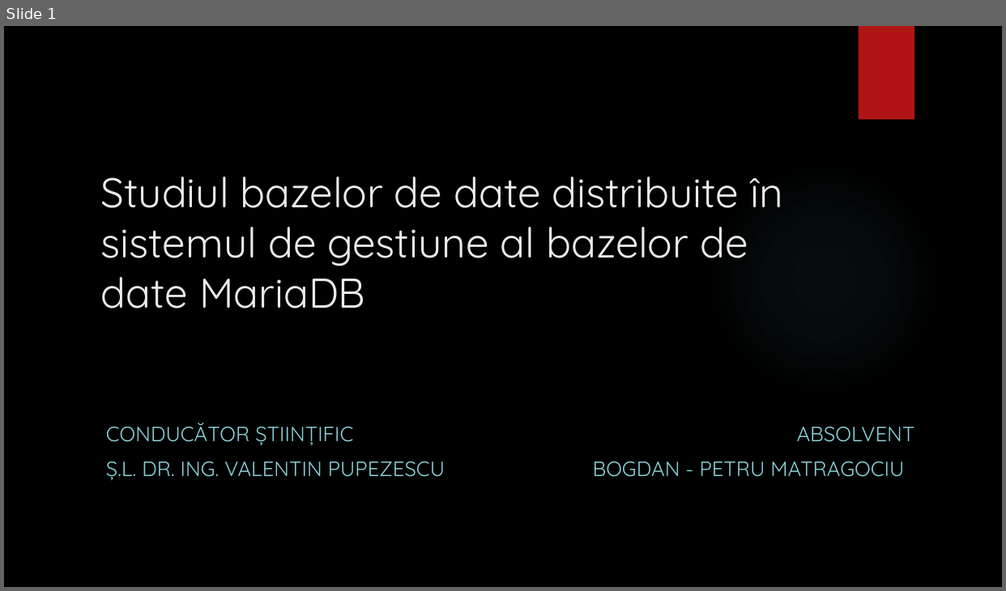
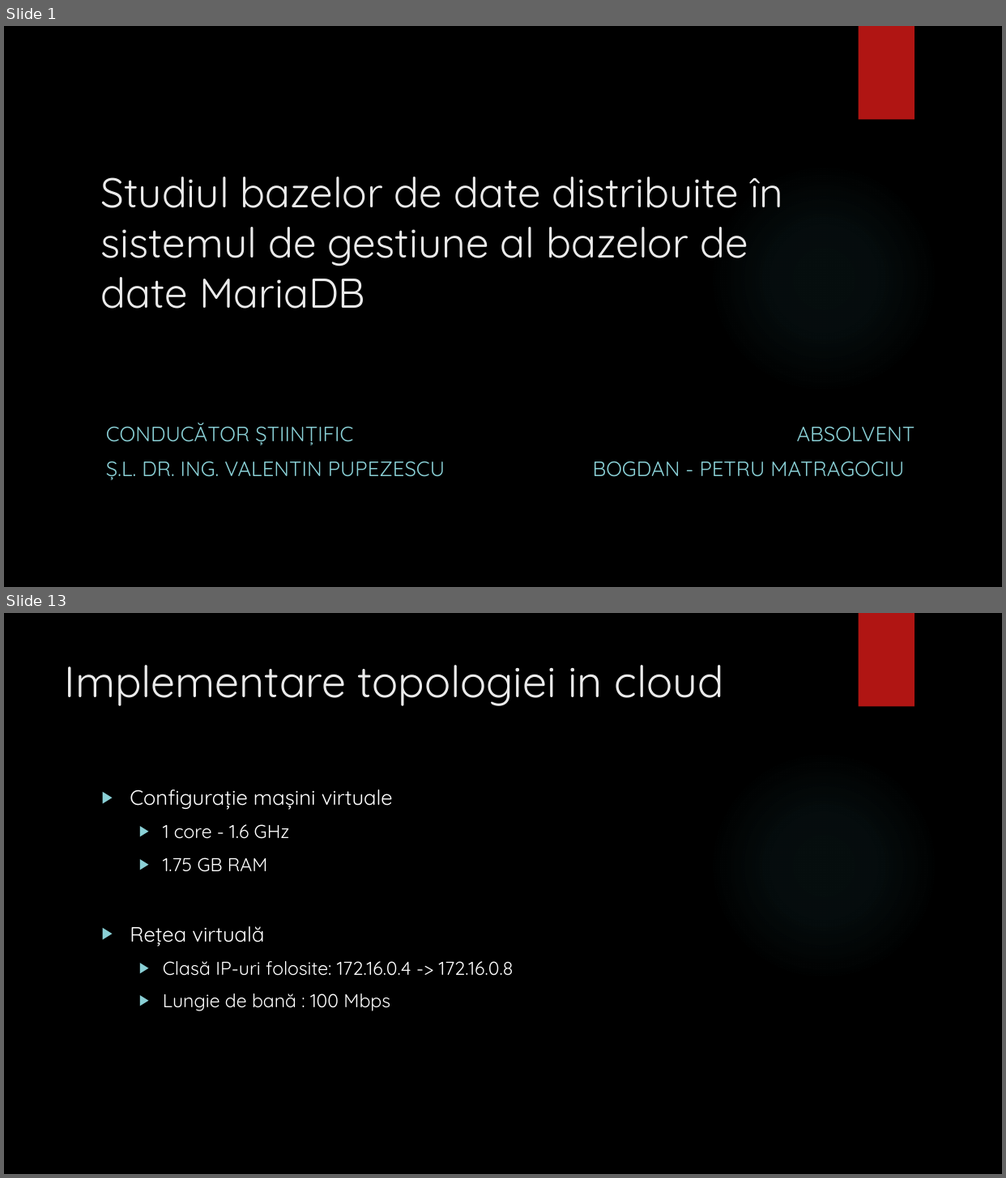
Before and after one commit to bogdanmatra/stoma, a slide deck: documentation/Prezentare_Licenta_Matragociu_Bogdan.pptx. Shown one above the other, each under a label of ours: slide 1 before the commit, slides 1 and 13 after it; the slides between them are not shown. The pictures are 1006x591 and 1006x1178 pixels, drawn with LibreOffice and Linux fonts; fonts in the diff are those of the drawing; background and template pictures are left out. Boxes give left, top, right and bottom in pixels: in the first picture for what was removed or moved away, otherwise in the second. Text is boxed around its words. In the diff, an @@ line names an element or a change of style, - is before the commit and + after.

```diff
--- a/documentation/Prezentare_Licenta_Matragociu_Bogdan.pptx
+++ b/documentation/Prezentare_Licenta_Matragociu_Bogdan.pptx
@@ slide 13 added at box(4, 613, 1002, 1174), background picture (left out); not listed: 2 template elements that a slide beside it also shows @@
@@ title added at box(65, 665, 724, 706), 42 pt, text #EBEBEB @@
+Implementare topologiei in cloud
@@ text added at box(130, 790, 513, 1012), 18 pt, text #FFFFFF @@
+▶ Configurație mașini virtuale
+  ▶ 1 core - 1.6 GHz
+  ▶ 1.75 GB RAM
+▶ Rețea virtuală
+  ▶ Clasă IP-uri folosite: 172.16.0.4 -> 172.16.0.8
+  ▶ Lungie de bană : 100 Mbps
```
Also in this commit, not shown: 14 other slides added, 4 slides removed, 1 other file.
